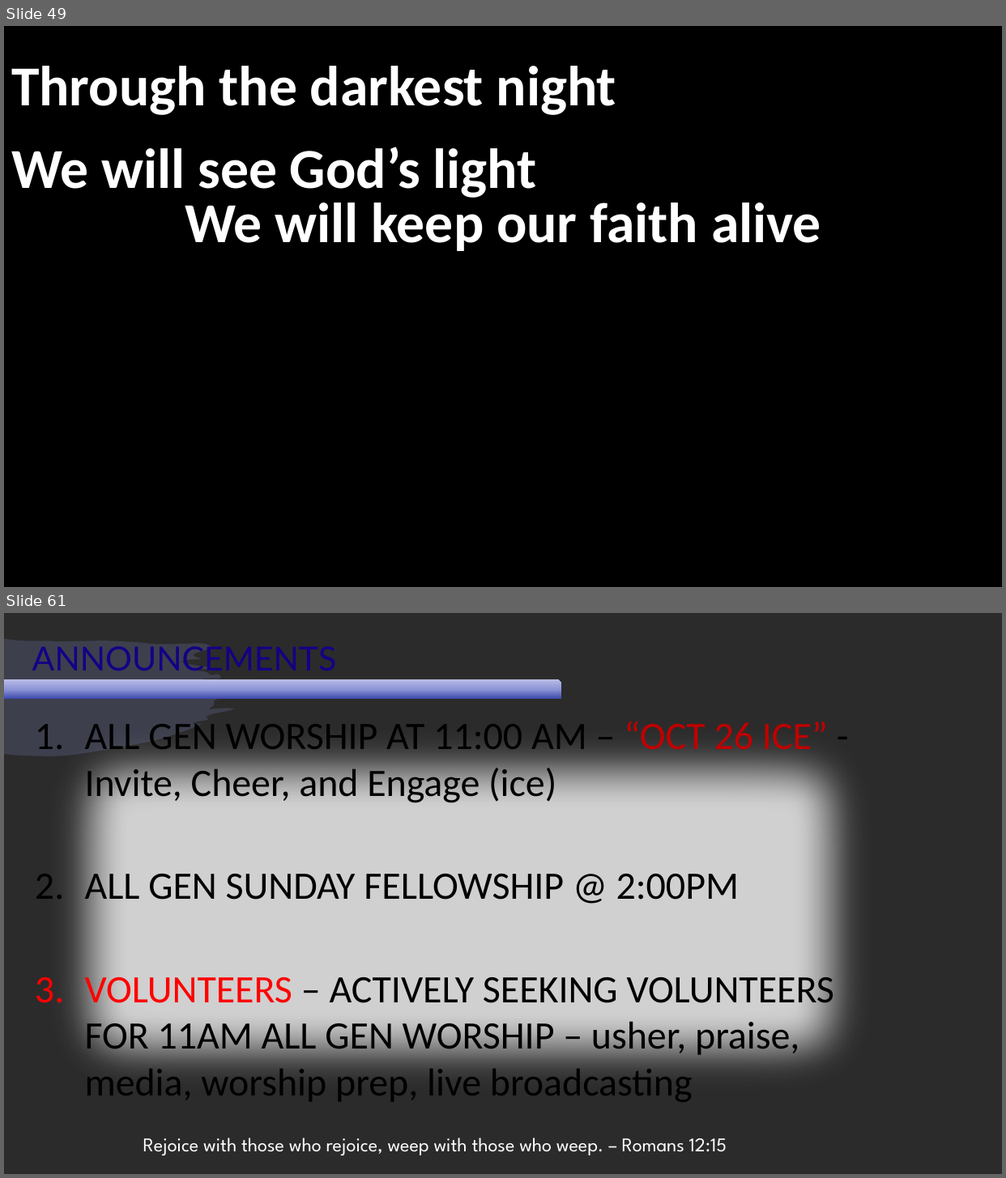
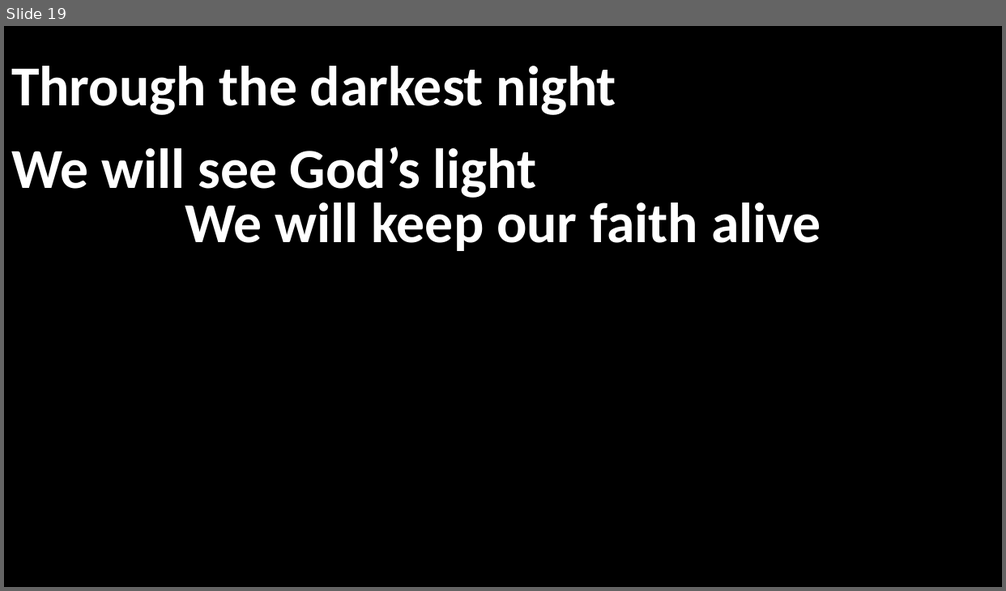
Before and after one commit to rwm6857/GraceChords, a slide deck: docs/pptx/gathered_here_within_this_place.pptx. Shown one above the other, each under a label of ours: slides 49 and 61 before the commit, slide 19 after it; the slides between them are not shown. The pictures are 1006x1178 and 1006x591 pixels, drawn with LibreOffice and Linux fonts; fonts in the diff are those of the drawing; background and template pictures are left out; a plain dark background stands for a picture behind light text. Boxes give left, top, right and bottom in pixels: in the first picture for what was removed or moved away, otherwise in the second. Text is boxed around its words. In the diff, an @@ line names an element or a change of style, - is before the commit and + after.

```diff
--- a/docs/pptx/gathered_here_within_this_place.pptx
+++ b/docs/pptx/gathered_here_within_this_place.pptx
@@ slide 61 removed at (x1=4, y1=613, x2=1002, y2=1174), background picture (left out) @@
@@ freeform shape removed at (x1=4, y1=638, x2=251, y2=756) @@
@@ text removed at (x1=32, y1=646, x2=337, y2=671) @@
-ANNOUNCEMENTS
@@ snip rect removed at (x1=4, y1=679, x2=561, y2=699) @@
@@ text removed at (x1=85, y1=721, x2=834, y2=1102) @@
-1. ALL GEN WORSHIP AT 11:00 AM – “OCT 26 ICE” - Invite, Cheer, and Engage (ice)
-2. ALL GEN SUNDAY FELLOWSHIP @ 2:00PM
-3. VOLUNTEERS – ACTIVELY SEEKING VOLUNTEERS FOR 11AM ALL GEN WORSHIP – usher, praise, media, worship prep, live broadcasting
@@ text removed at (x1=143, y1=1138, x2=727, y2=1157) @@
-Rejoice with those who rejoice, weep with those who weep. – Romans 12:15
@@ what was slide 49 is now slide 19 @@
```
Also in this commit, not shown: 42 other slides removed, 24 other files.
